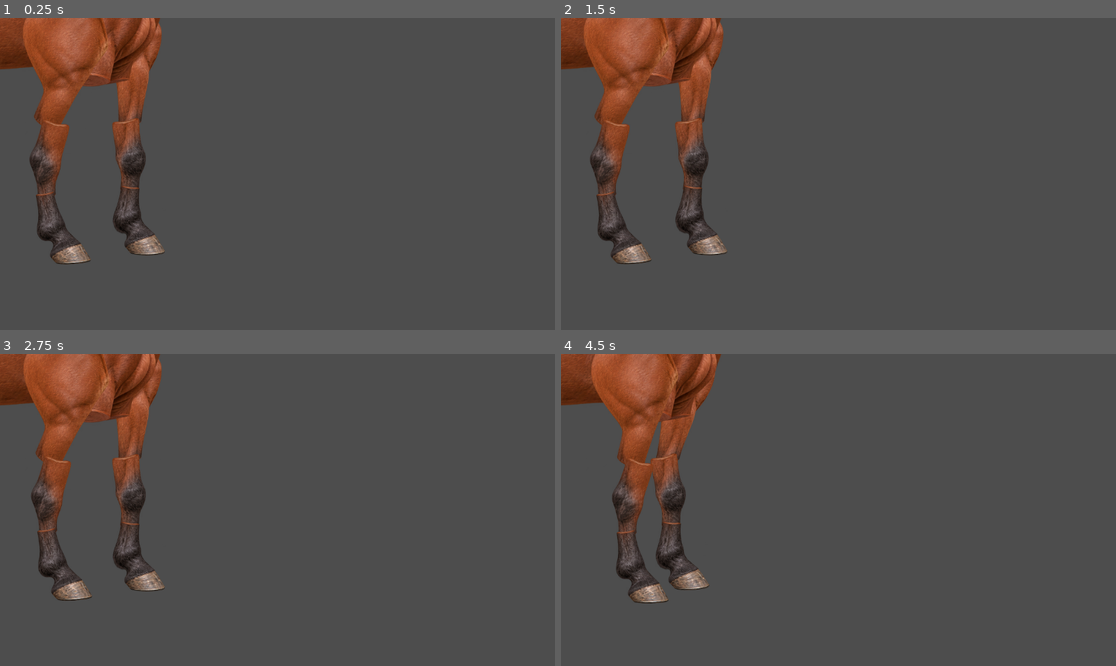
Above: before the commit, frames 1-4 (two rows, left to right).
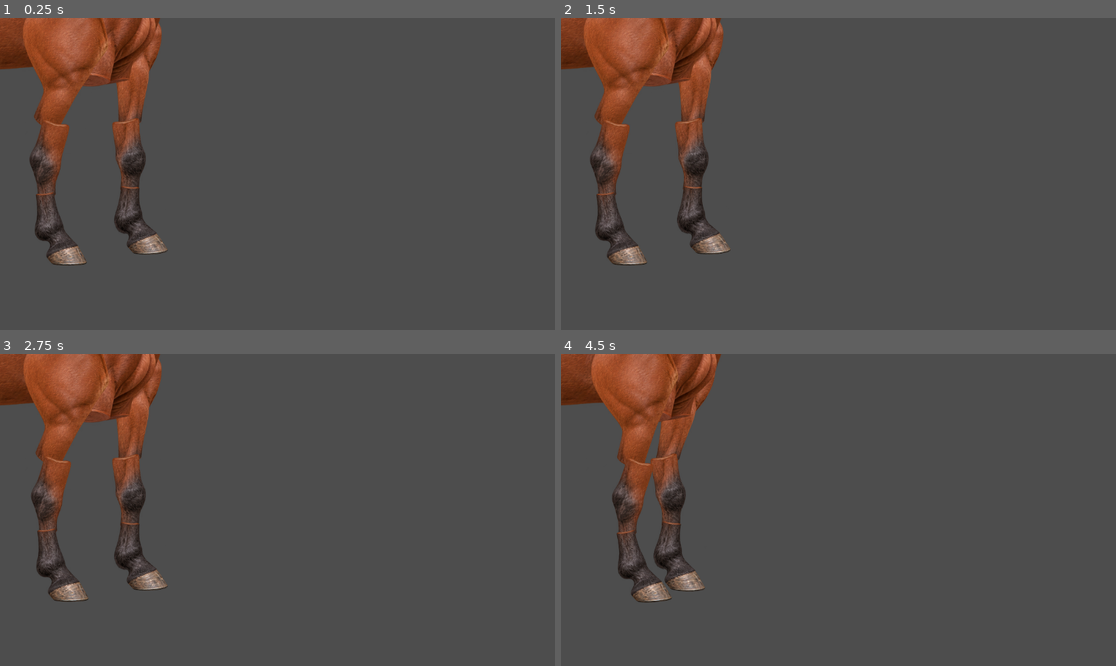
Above: after the commit, the same moments.

Repository: marceldubrig-hash/Pferd-und-Steve
Game: Godot game, scene res://scenes/horse_cutout_rig.tscn
Same seed, same stepped clock (60 frames per second), same inputs: the game is played once before the commit and once after it. This scene is started directly instead of the project's main scene.
Inputs (mouse positions are in pixels of both pictures, inside the frame that each line leads up to):
- Up to frame 1 (0.25 s): no input
- Up to frame 2 (1.5 s): move the mouse to (960, 158) at 0.52 s; click (960, 158) at 0.67 s; drag from (727, 189) to (810, 236) at 1.27 s
- Up to frame 3 (2.75 s): move the mouse to (333, 441) at 2.02 s; click (333, 441) at 2.17 s
- Up to frame 4 (4.5 s): drag from (810, 572) to (672, 463) at 2.77 s; move the mouse to (1005, 556) at 3.52 s; click (1005, 556) at 3.67 s; drag from (672, 463) to (755, 432) at 4.27 s

The runs differ from the first frame. In frame 1, 0.7% of the frame differs, in the area x 6-31%, y 54-80%; in frame 2, 0.8%, in the area x 6-31%, y 53-80%; in frame 3, 0.7%; in frame 4, 0.8%.

Commit message:
Add hoof counter rotation

Diff:
--- a/scenes/horse_cutout_rig.tscn
+++ b/scenes/horse_cutout_rig.tscn
@@ -256,6 +256,54 @@
 "update": 0,
 "values": [0.0]
 }
+tracks/8/type = "value"
+tracks/8/imported = false
+tracks/8/enabled = true
+tracks/8/path = NodePath("FrontNear/Upper/LowerPivot/Lower/HoofPivot:rotation")
+tracks/8/interp = 1
+tracks/8/loop_wrap = true
+tracks/8/keys = {
+"times": PackedFloat32Array(0),
+"transitions": PackedFloat32Array(1),
+"update": 0,
+"values": [0.0]
+}
+tracks/9/type = "value"
+tracks/9/imported = false
+tracks/9/enabled = true
+tracks/9/path = NodePath("HindFar/Upper/LowerPivot/Lower/HoofPivot:rotation")
+tracks/9/interp = 1
+tracks/9/loop_wrap = true
+tracks/9/keys = {
+"times": PackedFloat32Array(0),
+"transitions": PackedFloat32Array(1),
+"update": 0,
+"values": [0.0]
+}
+tracks/10/type = "value"
+tracks/10/imported = false
+tracks/10/enabled = true
+tracks/10/path = NodePath("FrontFar/Upper/LowerPivot/Lower/HoofPivot:rotation")
+tracks/10/interp = 1
+tracks/10/loop_wrap = true
+tracks/10/keys = {
+"times": PackedFloat32Array(0),
+"transitions": PackedFloat32Array(1),
+"update": 0,
+"values": [0.0]
+}
+tracks/11/type = "value"
+tracks/11/imported = false
+tracks/11/enabled = true
+tracks/11/path = NodePath("HindNear/Upper/LowerPivot/Lower/HoofPivot:rotation")
+tracks/11/interp = 1
+tracks/11/loop_wrap = true
+tracks/11/keys = {
+"times": PackedFloat32Array(0),
+"transitions": PackedFloat32Array(1),
+"update": 0,
+"values": [0.0]
+}
 
 [sub_resource type="Animation" id="Animation_walk_test"]
 resource_name = "walk_test"
@@ -357,6 +405,54 @@
 "update": 0,
 "values": [0.0, 0.0872665, 0.0, -0.10472, 0.0]
 }
+tracks/8/type = "value"
+tracks/8/imported = false
+tracks/8/enabled = true
+tracks/8/path = NodePath("FrontNear/Upper/LowerPivot/Lower/HoofPivot:rotation")
+tracks/8/interp = 1
+tracks/8/loop_wrap = true
+tracks/8/keys = {
+"times": PackedFloat32Array(0, 0.28, 0.58, 0.88, 1.2),
+"transitions": PackedFloat32Array(1, 1, 1, 1, 1),
+"update": 0,
+"values": [0.0, 0.0698132, 0.0, -0.0523599, 0.0]
+}
+tracks/9/type = "value"
+tracks/9/imported = false
+tracks/9/enabled = true
+tracks/9/path = NodePath("HindFar/Upper/LowerPivot/Lower/HoofPivot:rotation")
+tracks/9/interp = 1
+tracks/9/loop_wrap = true
+tracks/9/keys = {
+"times": PackedFloat32Array(0, 0.34, 0.64, 0.94, 1.2),
+"transitions": PackedFloat32Array(1, 1, 1, 1, 1),
+"update": 0,
+"values": [0.0, 0.0523599, 0.0, -0.0349066, 0.0]
+}
+tracks/10/type = "value"
+tracks/10/imported = false
+tracks/10/enabled = true
+tracks/10/path = NodePath("FrontFar/Upper/LowerPivot/Lower/HoofPivot:rotation")
+tracks/10/interp = 1
+tracks/10/loop_wrap = true
+tracks/10/keys = {
+"times": PackedFloat32Array(0, 0.3, 0.6, 0.9, 1.2),
+"transitions": PackedFloat32Array(1, 1, 1, 1, 1),
+"update": 0,
+"values": [0.0, -0.0523599, 0.0, 0.0698132, 0.0]
+}
+tracks/11/type = "value"
+tracks/11/imported = false
+tracks/11/enabled = true
+tracks/11/path = NodePath("HindNear/Upper/LowerPivot/Lower/HoofPivot:rotation")
+tracks/11/interp = 1
+tracks/11/loop_wrap = true
+tracks/11/keys = {
+"times": PackedFloat32Array(0, 0.36, 0.66, 0.96, 1.2),
+"transitions": PackedFloat32Array(1, 1, 1, 1, 1),
+"update": 0,
+"values": [0.0, -0.0349066, 0.0, 0.0523599, 0.0]
+}
 
 [sub_resource type="AnimationLibrary" id="AnimationLibrary_walk"]
 _data = {
